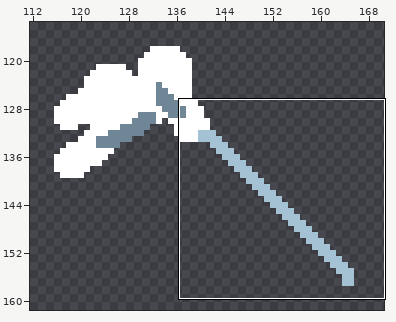
Two states of a pixel-art file, characters/swordandgun/sprites/triple_ass_smacker.ase. The first picture is a wide view before the edit; the outline marks the close-up.
Close-up. Earlier state:
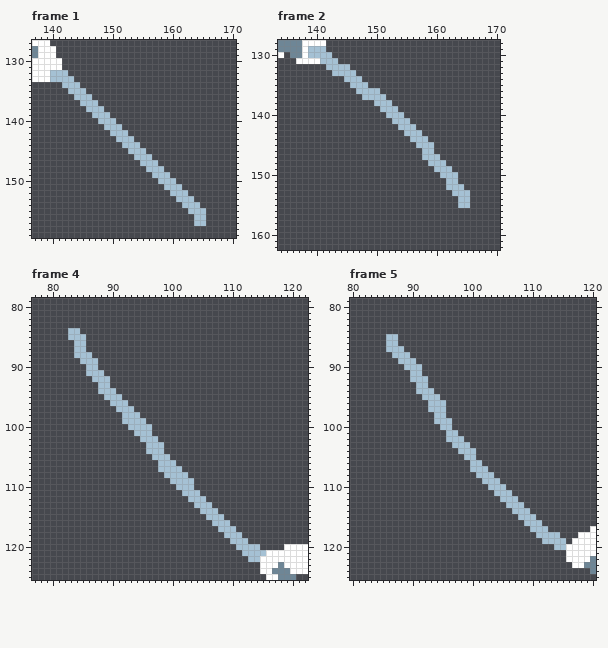
256x256 pixels, 11 frames. Shown: frame 1: x 137..170, y 127..159; frame 2: x 134..170, y 128..162; frame 4: x 77..122, y 79..125; frame 5: x 80..120, y 79..125. The wide view leaves out empty margins. The commit also changed other frames or places, which this record leaves out.
Now the later version:
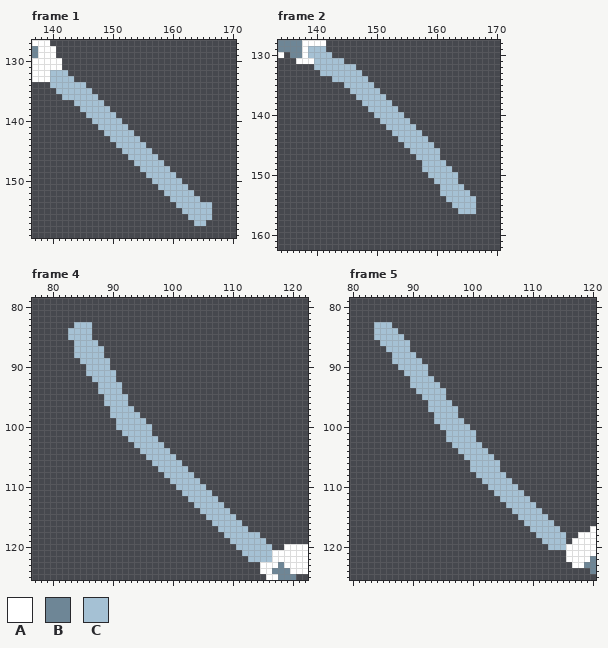
Palette (. is transparent): A #ffffff  B #6e8696  C #a5c1d4
Changes in this commit:
Frame 1:
y 134: x 140..141 .. -> CC; x 145 . -> C
y 135: x 141..142 .. -> CC; x 146 . -> C
y 136: x 142..143 .. -> CC; x 147 . -> C
y 137: x 144 . -> C; x 148 . -> C
y 138: x 145 . -> C; x 149 . -> C
y 139: x 146 . -> C; x 150 . -> C
y 140: x 147 . -> C; x 151 . -> C
y 141: x 148 . -> C; x 152 . -> C
y 142: x 149 . -> C; x 153 . -> C
y 143: x 150 . -> C; x 154 . -> C
y 144: x 151 . -> C; x 155 . -> C
y 145: x 152 . -> C; x 156 . -> C
y 146: x 153 . -> C; x 157 . -> C
y 147: x 154 . -> C; x 158 . -> C
y 148: x 155 . -> C; x 159 . -> C
y 149: x 156 . -> C; x 160 . -> C
y 150: x 157 . -> C; x 161 . -> C
y 151: x 158 . -> C; x 162 . -> C
y 152: x 159 . -> C; x 163 . -> C
y 153: x 160 . -> C; x 164 . -> C
y 154: x 161 . -> C; x 165..166 .. -> CC
y 155: x 162 . -> C; x 166 . -> C
y 156: x 163 . -> C; x 166 . -> C
Frame 2:
y 131: x 140 A -> C; x 144 . -> C
y 132: x 140..141 .. -> CC; x 146 . -> C
y 133: x 141..142 .. -> CC; x 147 . -> C
y 134: x 143..144 .. -> CC; x 148 . -> C
y 135: x 145 . -> C; x 149 . -> C
y 136: x 146 . -> C
y 137: x 147 . -> C
y 138: x 148..149 .. -> CC
y 139: x 149..150 .. -> CC
y 140: x 150..151 .. -> CC
y 141: x 151..152 .. -> CC
y 142: x 152..153 .. -> CC
y 143: x 153..154 .. -> CC
y 144: x 154..155 .. -> CC
y 145: x 155..156 .. -> CC
y 146: x 156..157 .. -> CC; x 160 . -> C
y 147: x 157 . -> C
y 148: x 158 . -> C
y 149: x 158..159 .. -> CC
y 150: x 159..160 .. -> CC
y 151: x 160..161 .. -> CC
y 152: x 161 . -> C
y 153: x 161..162 .. -> CC
y 154: x 162..163 .. -> CC; x 166 . -> C
y 155: x 163 . -> C; x 166 . -> C
y 156: x 164..166 ... -> CCC
Frame 4:
y 83: x 84..86 ... -> CCC
y 84: x 85..86 .. -> CC
y 85: x 86 . -> C
y 86: x 86..87 .. -> CC
y 87: x 86..88 ... -> CCC
y 88: x 87..88 .. -> CC
y 89..90: x 88..89 .. -> CC
y 91: x 89..90 .. -> CC
y 92: x 90 . -> C
y 93: x 90..91 .. -> CC
y 94: x 91 . -> C
y 95: x 92 . -> C
y 96: x 89 . -> C
y 97: x 90 . -> C
y 98: x 90..91 .. -> CC
y 99: x 91 . -> C
y 100: x 91..92 .. -> CC
y 101: x 92..93 .. -> CC
y 102: x 93..94 .. -> CC
y 103: x 94..95 .. -> CC
y 104: x 95 . -> C; x 99 . -> C
y 105: x 96 . -> C; x 100 . -> C
y 106: x 97 . -> C; x 101 . -> C
y 107: x 102 . -> C
y 108: x 103 . -> C
y 109: x 104 . -> C
y 110: x 104..105 .. -> CC
y 111: x 105..106 .. -> CC
y 112: x 106..107 .. -> CC
y 113: x 107..108 .. -> CC
y 114: x 108..109 .. -> CC
y 115: x 109..110 .. -> CC
y 116: x 110..111 .. -> CC
y 117: x 111..112 .. -> CC
y 118: x 112..114 ... -> CCC
y 119: x 113..115 ... -> CCC
y 120: x 115..116 .. -> CC
y 121: x 116 A -> C
y 122: x 115..116 AA -> CC
Frame 5:
y 83: x 84..86 ... -> CCC
y 84: x 84..87 .... -> CCCC
y 85: x 84..85 .. -> CC; x 88 . -> C
y 86: x 85 . -> C; x 88..89 .. -> CC
y 87: x 89 . -> C
y 88: x 90 . -> C
y 89: x 87 . -> C; x 91 . -> C
y 90: x 88 . -> C; x 92 . -> C
y 91: x 89 . -> C; x 92 . -> C
y 92: x 93 . -> C
y 93: x 90 . -> C; x 93..94 .. -> CC
y 94: x 94..95 .. -> CC
y 95: x 95 . -> C
y 96: x 96 . -> C
y 97..98: x 96..97 .. -> CC
y 99: x 97..98 .. -> CC
y 100: x 97..99 ... -> CCC
y 101: x 98..100 ... -> CCC
y 102: x 99..100 .. -> CC
y 103: x 100..101 .. -> CC
y 104: x 101..102 .. -> CC
y 105: x 101..103 ... -> CCC
y 106: x 102..104 ... -> CCC
y 107: x 103..104 .. -> CC
y 108: x 104..105 .. -> CC
y 109: x 105..106 .. -> CC
y 110: x 106..107 .. -> CC
y 111: x 107..108 .. -> CC
y 112: x 108..109 .. -> CC
y 113: x 109..110 .. -> CC
y 114: x 110..111 .. -> CC
y 115: x 111..112 .. -> CC
y 116: x 112..113 .. -> CC
y 117: x 113..114 .. -> CC
y 118: x 115 . -> C
y 120: x 113 . -> C
Boxes around the changes in both close-ups, in picture pixels (x1, y1, x2, y2):
added: (50, 82, 212, 220)
changed: (314, 58, 476, 214)
changed: (74, 322, 272, 562)
added: (374, 322, 566, 550)
